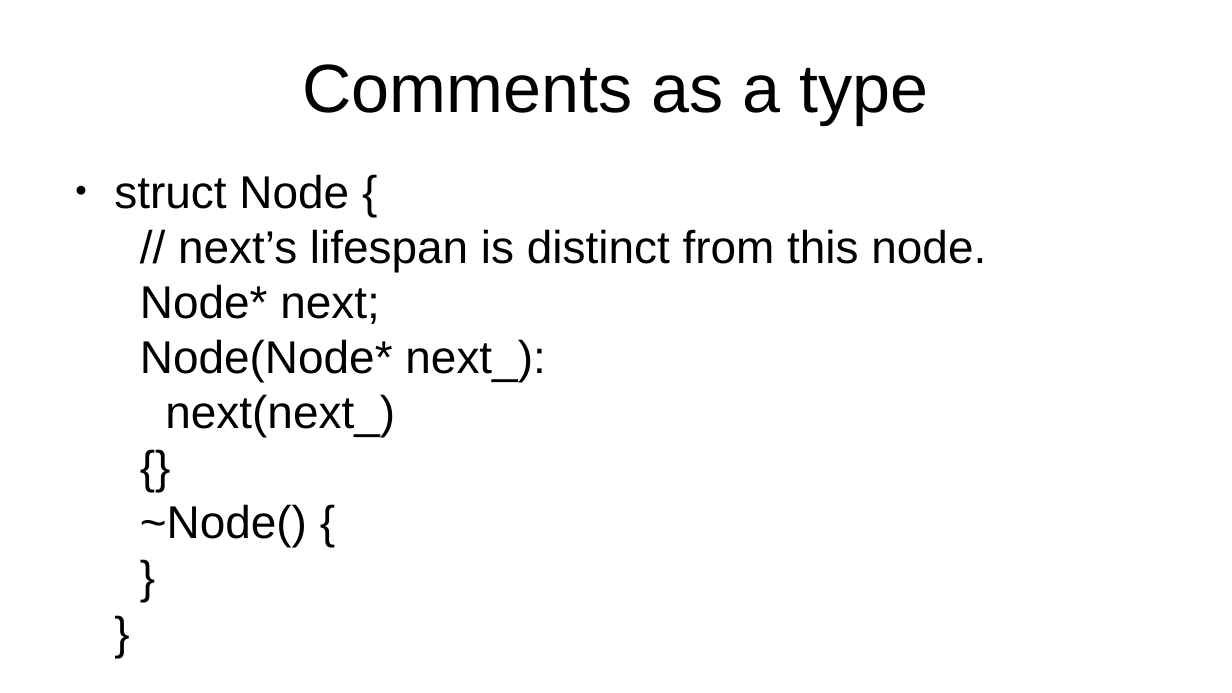
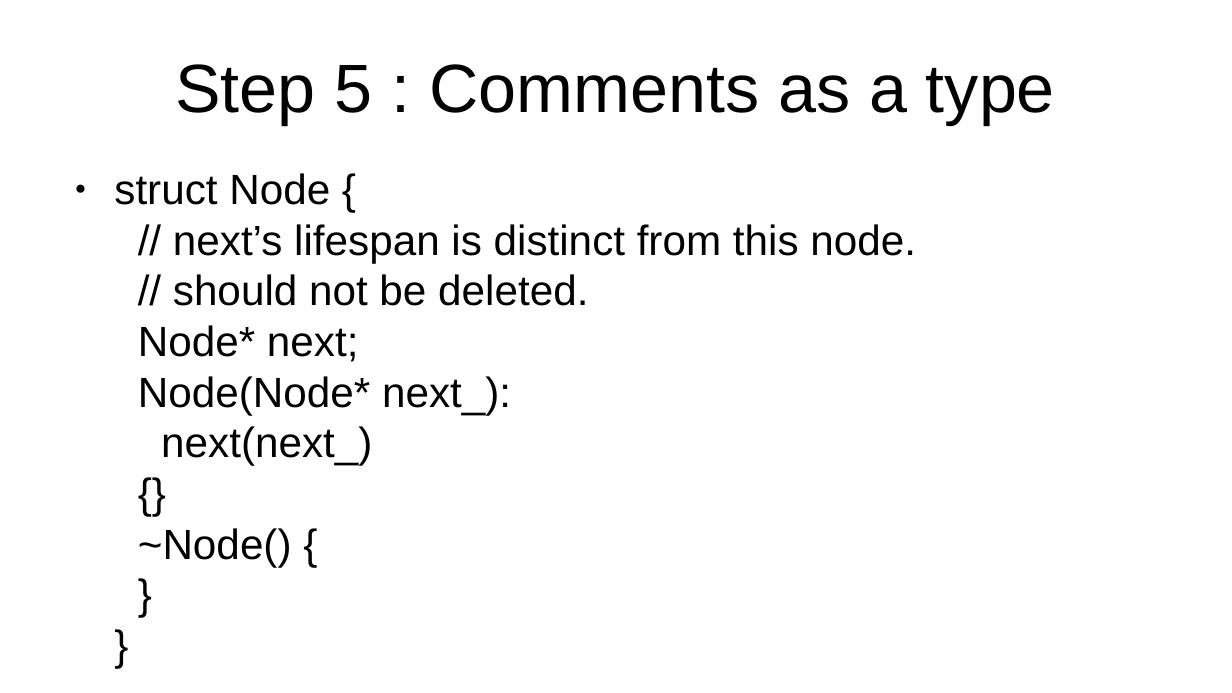
Before and after one commit to marcpawl/nullptr, a slide deck: slide 30 of slideshow.odp (slide 15 before the commit). Drawn at 1232x693 pixels with LibreOffice and Linux fonts; fonts in the diff are those of the drawing. Boxes give left, top, right and bottom in pixels: in the first picture for what was removed or moved away, otherwise in the second. Text is boxed around its words. In the diff, an @@ line names an element or a change of style, - is before the commit and + after.

```diff
--- a/slideshow.odp
+++ b/slideshow.odp
@@ title at [175,64,1055,125]: text changed @@
-Comments as a type
+Step 5 : Comments as a type
@@ text at [114,173,916,567]: text changed; size 29.6 to 27.2 pt @@
-● struct Node {
-  // next’s lifespan is distinct from this node.
-  Node* next;
-  Node(Node* next_):
-  next(next_)
-  {}
-  ~Node() {
-  }
-  }
+● struct Node {
+  // next’s lifespan is distinct from this node.
+  // should not be deleted.
+  Node* next;
+  Node(Node* next_):
+  next(next_)
+  {}
+  ~Node() {
+  }
+  }
```
Also in this commit, not shown: 16 other slides changed, 26 slides added, 3 slides removed.
